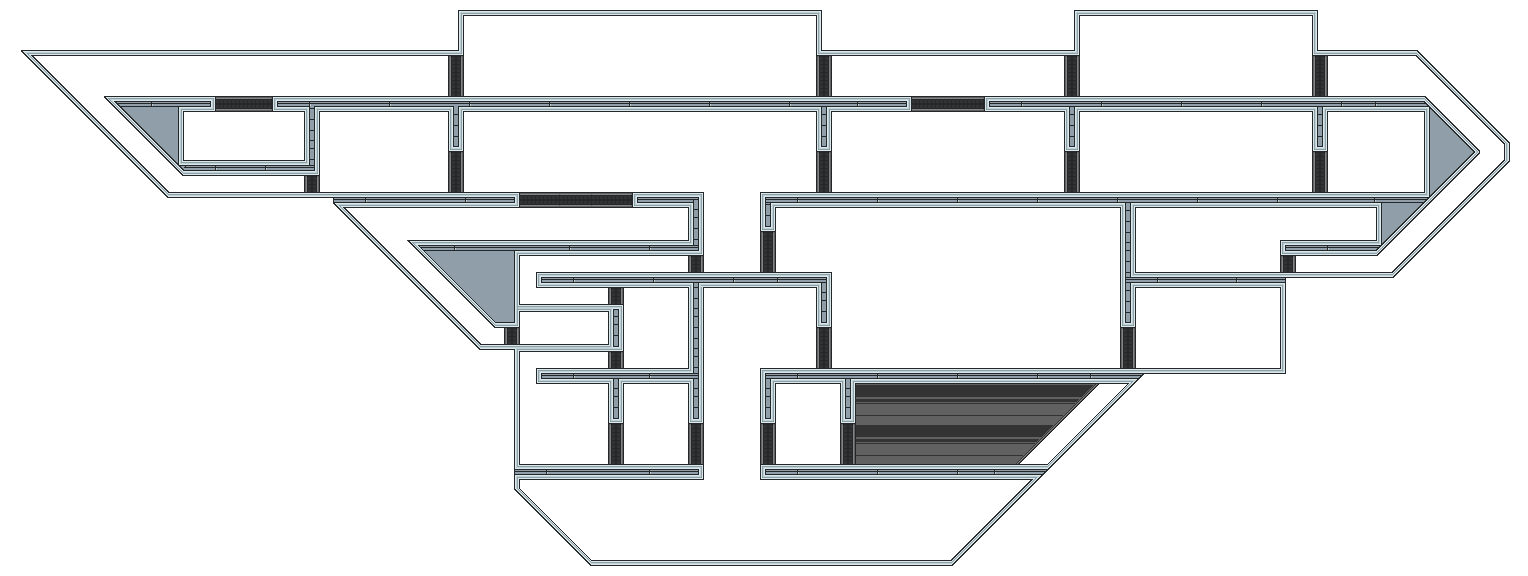
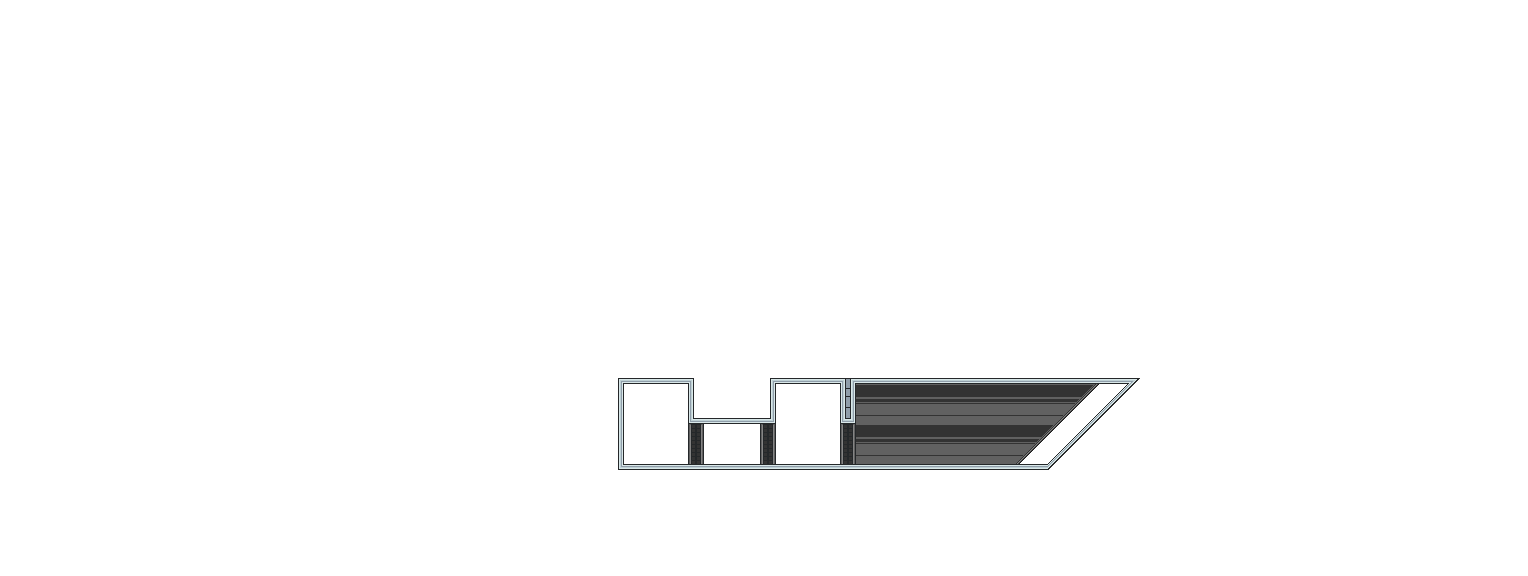
Comparing the layer stacks of the two (1528, 576) images. Changes:
added group "Tier 3" with 5 layers above "Tier 4" over bbox(21, 10, 1510, 566)
added layer "interior #5" in group "Tier 3" over bbox(694, 384, 770, 424)
added layer "exterior #5" in group "Tier 3" over bbox(618, 378, 770, 470)
moved "interior" into group "Tier 8" over bbox(216, 56, 1328, 464)
moved "exterior" into group "Tier 8" over bbox(21, 10, 1510, 566)
